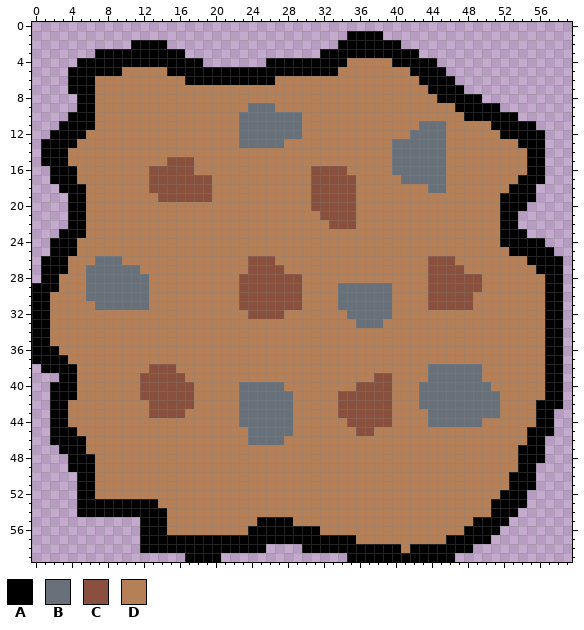
Edited in one commit: pixel-art sprite (assets/touhou/bigAsteroid.png). Above, as it was before the edit.
The file is 60x60 pixels.
Palette (. is transparent): A #000000  B #68717a  C #8a503e  D #b58057
Pixels before (only the part around the change), first column x 0:
 0 ............................................................
 1 ...................................AAAA.....................
 2 ...........AAAA...................AAAAAAA...................
 3 .......AAAAAAAAAA...............AAAAAAAAAAA.................
 4 .....AAAAAAAAAAAAAA.......AAAAAAAAADDDDDAAAAA...............
 5 ....AAAAAADDDDDAAAAAAAAAAAAAAAAAAADDDDDDDDAAAA..............
 6 ....AAADDDDDDDDDDAAAAAAAAAADDDDDDDDDDDDDDDDAAAA.............
 7 ....AAADDDDDDDDDDDDDDDDDDDDDDDDDDDDDDDDDDDDDAAAA............
 8 .....AADDDDDDDDDDDDDDDDDDDDDDDDDDDDDDDDDDDDDDAAAAA..........
 9 .....AADDDDDDDDDDDDDDDDDBBBDDDDDDDDDDDDDDDDDDDDAAAAA........
10 ....AAADDDDDDDDDDDDDDDDBBBBBBBDDDDDDDDDDDDDDDDDDAAAAAA......
11 ...AAAADDDDDDDDDDDDDDDDBBBBBBBDDDDDDDDDDDDDBBBDDDDDAAAAA....
12 ..AAAADDDDDDDDDDDDDDDDDBBBBBBBDDDDDDDDDDDDBBBBDDDDDDAAAAA...
13 .AAAADDDDDDDDDDDDDDDDDDBBBBBDDDDDDDDDDDDBBBBBBDDDDDDDDAAA...
14 .AAADDDDDDDDDDDDDDDDDDDDDDDDDDDDDDDDDDDDBBBBBBDDDDDDDDDAA...
15 .AAADDDDDDDDDDDCCCDDDDDDDDDDDDDDDDDDDDDDBBBBBBDDDDDDDDDAA...
16 ..AAADDDDDDDDCCCCCDDDDDDDDDDDDDCCCCDDDDDBBBBBBDDDDDDDDDAA...
17 ..AAADDDDDDDDCCCCCCCDDDDDDDDDDDCCCCCDDDDDBBBBBDDDDDDDDAAA...
18 ...AAADDDDDDDCCCCCCCDDDDDDDDDDDCCCCCDDDDDDDDBBDDDDDDDAAA....
19 ....AADDDDDDDDCCCCCCDDDDDDDDDDDCCCCCDDDDDDDDDDDDDDDDAAAA....
20 ....AADDDDDDDDDDDDDDDDDDDDDDDDDCCCCCDDDDDDDDDDDDDDDDAAA.....
21 ....AADDDDDDDDDDDDDDDDDDDDDDDDDDCCCCDDDDDDDDDDDDDDDDAA......
22 ....AADDDDDDDDDDDDDDDDDDDDDDDDDDDCCCDDDDDDDDDDDDDDDDAA......
23 ...AAADDDDDDDDDDDDDDDDDDDDDDDDDDDDDDDDDDDDDDDDDDDDDDAAA.....
24 ..AAADDDDDDDDDDDDDDDDDDDDDDDDDDDDDDDDDDDDDDDDDDDDDDDAAAAA...
25 ..AAADDDDDDDDDDDDDDDDDDDDDDDDDDDDDDDDDDDDDDDDDDDDDDDDAAAAA..
26 .AAADDDBBBDDDDDDDDDDDDDDCCCDDDDDDDDDDDDDDDDDCCCDDDDDDDDAAAA.
27 .AAADDBBBBBBDDDDDDDDDDDDCCCCDDDDDDDDDDDDDDDDCCCCDDDDDDDDAAA.
28 .AADDDBBBBBBBDDDDDDDDDDCCCCCCCDDDDDDDDDDDDDDCCCCCCDDDDDDDAA.
29 AAADDDBBBBBBBDDDDDDDDDDCCCCCCCDDDDBBBBBBDDDDCCCCCCDDDDDDDAA.
30 AADDDDBBBBBBBDDDDDDDDDDCCCCCCCDDDDBBBBBBDDDDCCCCCDDDDDDDDAA.
31 AADDDDDBBBBBBDDDDDDDDDDCCCCCCCDDDDBBBBBBDDDDCCCCCDDDDDDDDAA.
32 AADDDDDDDDDDDDDDDDDDDDDDCCCCDDDDDDDBBBBBDDDDDDDDDDDDDDDDDAA.
33 AADDDDDDDDDDDDDDDDDDDDDDDDDDDDDDDDDDBBBDDDDDDDDDDDDDDDDDDAA.
34 AADDDDDDDDDDDDDDDDDDDDDDDDDDDDDDDDDDDDDDDDDDDDDDDDDDDDDDDAA.
35 AADDDDDDDDDDDDDDDDDDDDDDDDDDDDDDDDDDDDDDDDDDDDDDDDDDDDDDDAA.
36 AAADDDDDDDDDDDDDDDDDDDDDDDDDDDDDDDDDDDDDDDDDDDDDDDDDDDDDDAA.
37 AAAADDDDDDDDDDDDDDDDDDDDDDDDDDDDDDDDDDDDDDDDDDDDDDDDDDDDDAA.
38 .AAAADDDDDDDDCCCDDDDDDDDDDDDDDDDDDDDDDDDDDDDBBBBBBDDDDDDDAA.
39 ...AADDDDDDDCCCCCDDDDDDDDDDDDDDDDDDDDDCCDDDDBBBBBBDDDDDDDAA.
40 ..AAADDDDDDDCCCCCCDDDDDBBBBBDDDDDDDDCCCCDDDBBBBBBBBDDDDDDAA.
41 ..AAADDDDDDDCCCCCCDDDDDBBBBBBDDDDDCCCCCCDDDBBBBBBBBBDDDDDAA.
42 ..AADDDDDDDDDCCCCCDDDDDBBBBBBDDDDDCCCCCCDDDBBBBBBBBBDDDDAAA.
43 ..AADDDDDDDDDCCCCDDDDDDBBBBBBDDDDDCCCCCCDDDDBBBBBBBBDDDDAA..
44 ..AADDDDDDDDDDDDDDDDDDDBBBBBBDDDDDDCCCCCDDDDBBBBBBDDDDDDAA..
45 ..AAADDDDDDDDDDDDDDDDDDDBBBBBDDDDDDDCCDDDDDDDDDDDDDDDDDAAA..
46 ..AAAADDDDDDDDDDDDDDDDDDBBBBDDDDDDDDDDDDDDDDDDDDDDDDDDDAA...
47 ...AAADDDDDDDDDDDDDDDDDDDDDDDDDDDDDDDDDDDDDDDDDDDDDDDDAAA...
48 ....AAADDDDDDDDDDDDDDDDDDDDDDDDDDDDDDDDDDDDDDDDDDDDDDDAAA...
49 ....AAADDDDDDDDDDDDDDDDDDDDDDDDDDDDDDDDDDDDDDDDDDDDDDDAA....
50 .....AADDDDDDDDDDDDDDDDDDDDDDDDDDDDDDDDDDDDDDDDDDDDDDAAA....
51 .....AADDDDDDDDDDDDDDDDDDDDDDDDDDDDDDDDDDDDDDDDDDDDDDAAA....
52 .....AADDDDDDDDDDDDDDDDDDDDDDDDDDDDDDDDDDDDDDDDDDDDDAAA.....
53 .....AAAAAAAAADDDDDDDDDDDDDDDDDDDDDDDDDDDDDDDDDDDDDAAAA.....
54 .....AAAAAAAAAADDDDDDDDDDDDDDDDDDDDDDDDDDDDDDDDDDDDAAA......
55 ............AAADDDDDDDDDDAAAADDDDDDDDDDDDDDDDDDDDAAAA.......
56 ............AAADDDDDDDDDAAAAAAAADDDDDDDDDDDDDDDDAAAA........
57 ............AAAAAAAAAAAAAAAAAAAAAAAADDDDDDDDDDAAAAA.........
58 ............AAAAAAAAAAAAAA....AAAAAAAAAAADAAAAAAA...........
59 .................AAAA..............AAAAAAAAAAAA.............
Now the later version:
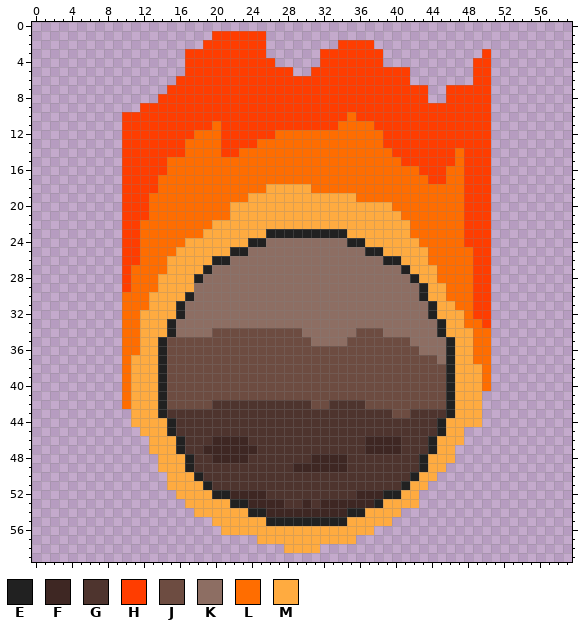
Colours new in this view: E #212121  F #3e2723  G #4e342e  H #ff3d00  J #6d4c41  K #8d6e63  L #ff6d00  M #ffab40
Changes in this commit:
Changed rows in their new state; - is an unchanged pixel.
first column x 0:
 1 --------------------HHHHHH---------....--------------------
 2 -----------....----HHHHHHH--------HHHH...------------------
 3 -------..........HHHHHHHHH------HHHHHHH....-------H--------
 4 -----............HHHHHHHHHH.....HHHHHHH......----HH--------
 5 ----.............HHHHHHHHHHHH..HHHHHHHHHHH....---HH--------
 6 ----............HHHHHHHHHHHHHHHHHHHHHHHHHH.....--HH--------
 7 ----...........HHHHHHHHHHHHHHHHHHHHHHHHHHHHH..HHHHH--------
 8 -----.........HHHHHHHHHHHHHHHHHHHHHHHHHHHHHH..HHHHH--------
 9 -----.......HHHHHHHHHHHHHHHHHHHHHHHHHHHHHHHHHHHHHHH.-------
10 ----......HHHHHHHHHHHHHHHHHHHHHHHHHLHHHHHHHHHHHHHHH...-----
11 ---.......HHHHHHHHHHLHHHHHHHHHHHHHLLLLHHHHHHHHHHHHH.....---
12 --........HHHHHHHHLLLHHHHHHLLLLLLLLLLLLHHHHHHHHHHHH......--
13 -.........HHHHHHHLLLLHHHHLLLLLLLLLLLLLLHHHHHHHHHHHH......--
14 -.........HHHHHHHLLLLHHLLLLLLLLLLLLLLLLLHHHHHHHLHHH......--
15 -.........HHHHHLLLLLLLLLLLLLLLLLLLLLLLLLLHHHHHHLHHH......--
16 --........HHHHHLLLLLLLLLLLLLLLLLLLLLLLLLLLLHHHLLHHH......--
17 --........HHHHLLLLLLLLLLLLLLLLLLLLLLLLLLLLLLHHLLHHH......--
18 ---.......HHHHLLLLLLLLLLLLMMMMMLLLLLLLLLLLLLLLLLHHH.....---
19 ----......HHHLLLLLLLLLLLMMMMMMMMMMMMLLLLLLLLLLLLHHH.....---
20 ----......HHHLLLLLLLLLMMMMMMMMMMMMMMMMMMLLLLLLLLHHH....----
21 ----......HHHLLLLLLLLLMMMMMMMMMMMMMMMMMMMLLLLLLLHHH...-----
22 ----......HHLLLLLLLLMMMMMMMMMMMMMMMMMMMMMMLLLLLLHHH...-----
23 ---.......HHLLLLLLLMMMMMMMEEEEEEEEEMMMMMMMLLLLLLHHH....----
24 --........HHLLLLLMMMMMMMEEKKKKKKKKKEEMMMMMMLLLLLHHH......--
25 --........HHLLLLMMMMMMEEKKKKKKKKKKKKKEEMMMMMLLLLLHH.......-
26 -.........HHLLLMMMMMEEKKKKKKKKKKKKKKKKKEEMMMLLLLLHH........
27 -.........HLLLLMMMMEKKKKKKKKKKKKKKKKKKKKKEMMMLLLLHH........
28 -.........HLLLMMMMEKKKKKKKKKKKKKKKKKKKKKKKEMMLLLLHH........
29 ..........HLLLMMMMKKKKKKKKKKKKKKKKKKKKKKKKKEMMLLLHH........
30 ..........LLLMMMMEKKKKKKKKKKKKKKKKKKKKKKKKKEMMLLLHH........
31 ..........LLLMMMEKKKKKKKKKKKKKKKKKKKKKKKKKKKEMMLLHH........
32 ..........LLMMMMEKKKKKKKKKKKKKKKKKKKKKKKKKKKEMMMLHH........
33 ..........LLMMMEKKKKKKKKKKKKKKKKKKKKKKKKKKKKKEMMLLH........
34 ..........LLMMMEKKKKJJJJJJJJJJKKKKKKJJJKKKKKKEMMMLL........
35 ..........LLMMEJJJJJJJJJJJJJJJJKKKKJJJJJJJKKKKEMMLL........
36 ..........LLMMEJJJJJJJJJJJJJJJJJJJJJJJJJJJJKKKEMMLL........
37 ..........LMMMEJJJJJJJJJJJJJJJJJJJJJJJJJJJJJJKEMMLL........
38 -.........LMMMEJJJJJJJJJJJJJJJJJJJJJJJJJJJJJJJEMMML........
39 ---.......LMMMEJJJJJJJJJJJJJJJJJJJJJJJJJJJJJJJEMMML........
40 --........LMMMEJJJJJJJJJJJJJJJJJJJJJJJJJJJJJJJEMMML........
41 --........LMMMEJJJJJJJJJJJJJJJJJJJJJJJJJJJJJJJEMMM.........
42 --........LMMMEJJJJJGGGGGGGGGGGJJGGGGJJJJJJJJJEMMM.........
43 --.........MMMEGGGGGGGGGGGGGGGGGGGGGGGGGJJGGGGEMMM........-
44 --.........MMMMEGGGGGGGGGGGGGGGGGGGGGGGGGGGGGEMMMM........-
45 --..........MMMEGGGGGGGGGGGGGGGGGGGGGGGGGGGGGEMM..........-
46 --...........MMMEGGGFFFFGGGGGGGGGGGGGFFFFGGGEMMM.........--
47 ---..........MMMEGGFFFFFFGGGGGGGGGGGGFFFFGGGEMM..........--
48 ----..........MMMEGGFFFFGGGGGGGFFFFGGGGGGGGEMMM..........--
49 ----..........MMMEGGGGGGGGGGGFFFFFFGGGGGGGGEMM..........---
50 -----..........MMMEGGGGGGGGGGGGGGGGGGGGGGGEMM...........---
51 -----..........MMMMEGGGGGGGGGGGGGGGGGGGGGEMM............---
52 -----...........MMMMEEFFFFGGGGGGGGGGFFFEEMM............----
53 -----............MMMMMEEFFFFGGFGFFFFFFEMMMM............----
54 -----.............MMMMMMEEFFFFFFFFFEEMMMM.............-----
55 ------------........MMMMMMEEEEEEEEEMMMMM.............------
56 ------------.........MMMMMMMMMMMMMMMMM..............-------
57 ------------.............MMMMMMMMMMM...............--------
58 ------------..............--MMMM.................----------
59 -----------------....--------------............------------
